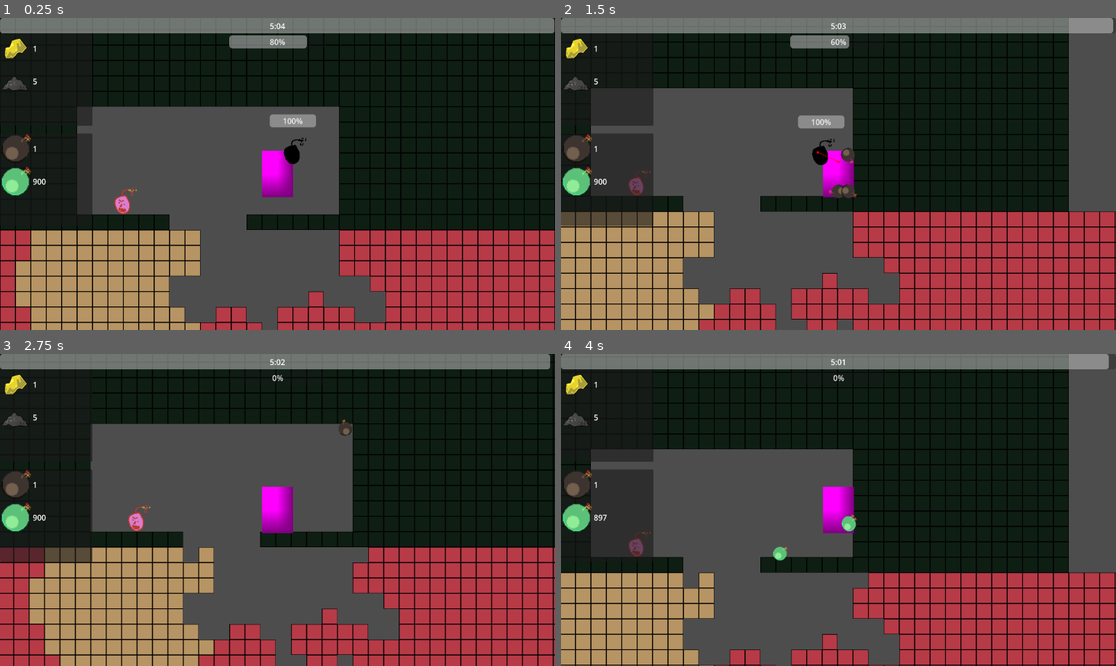
Above: before the commit, frames 1-4 (two rows, left to right).
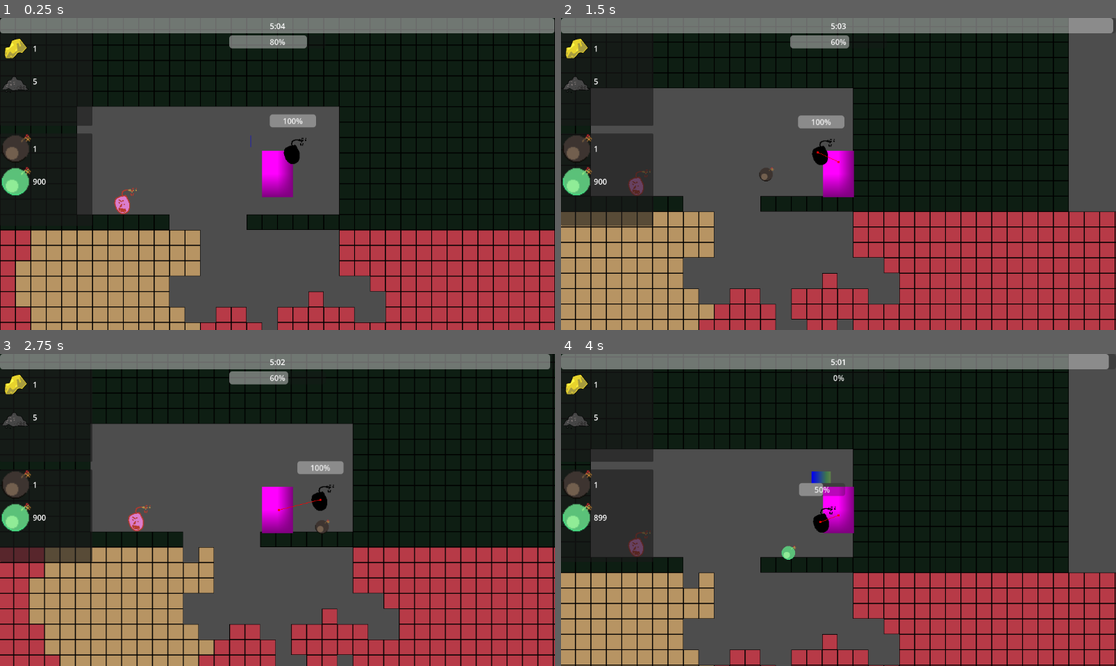
Above: after the commit, the same moments.

Repository: DevFTB/LD57
Game: Godot game, scene res://game.tscn
Same seed, same stepped clock (60 frames per second), same inputs: the game is played once before the commit and once after it.
Inputs (mouse positions are in pixels of both pictures, inside the frame that each line leads up to):
- Up to frame 1 (0.25 s): no input
- Up to frame 2 (1.5 s): move the mouse to (960, 158) at 0.52 s; press the mouse at (960, 158) at 0.53 s; hold D (move_right) from 0.53 s (still down); tap W (jump) at 0.77 s; move the mouse to (727, 189) at 1.27 s; release the mouse at (727, 189) at 1.28 s; tap E (interact) at 1.35 s
- Up to frame 3 (2.75 s): tap W (jump) at 1.52 s; click (166, 525) at 1.55 s; move the mouse to (333, 441) at 2.02 s; release D (move_right) at 2.03 s; hold A (move_left) from 2.03 s (still down); hold 1 (select_bomb_1) from 2.03 s (still down); click (333, 441) at 2.3 s
- Up to frame 4 (4 s): move the mouse to (810, 572) at 2.77 s; release A (move_left) at 2.78 s; release 1 (select_bomb_1) at 2.78 s; hold D (move_right) from 2.78 s (still down); tap 2 (select_bomb_2) at 2.85 s; tap W (jump) at 3.02, 3.77 s; click (810, 572) at 3.05 s; move the mouse to (1005, 556) at 3.52 s; press the mouse at (1005, 556) at 3.53 s; tap 3 (select_bomb_3) at 3.6 s

The runs differ from the first frame. In frame 1, less than 0.1% of the frame differs, in the area x 45-46%, y 37-42%; in frame 2, 0.3%; in frame 3, 1.3%, in the area x 41-67%, y 5-67%; in frame 4, 1.0%.

Commit message:
Added variable bomb strength and temp ui

Diff:
--- /dev/null
+++ b/entities/player/bomb_strength_progress_bar.gd
@@ -0,0 +1,11 @@
+extends TextureProgressBar
+
+@export var player: Player
+
+func _ready() -> void:
+	player.throw_initiated.connect(show)
+	player.throw_released.connect(hide.unbind(1))
+
+func _process(_delta: float) -> void:
+	if visible:
+		ratio = player.throw_strength_curve.sample_baked(player._throw_action_held_time)
--- a/entities/player/player.gd
+++ b/entities/player/player.gd
@@ -1,21 +1,28 @@
 extends GroundedCharacterController
 class_name Player
 
-class ThrowInitiatedEventData:
+class ThrowReleasedEventData:
 	var position: Vector2
 	var impulse: Vector2
 	var bomb_type: BombType
 
 signal interacted
-signal throw_initiated(data: ThrowInitiatedEventData)
 
+signal throw_initiated()
+signal throw_released(data: ThrowReleasedEventData)
+
+@export var available_bomb_types: Array[BombType]
+
+@export var throw_cooldown := 0.3
 @export var throw_force_curve: Curve
-@export var available_bomb_types: Array[BombType]
-@export var throw_cooldown := 0.3
+@export var throw_strength_curve: Curve
+@export var maximum_throw_hold_time := 1.0
+var _holding_throw := false
+var _throw_action_held_time := 0.0
 
 @onready var mineral_inventory_component: InventoryComponent = $MineralInventoryComponent
 @onready var bomb_inventory_component: InventoryComponent = $BombInventoryComponent
-@onready var bomb_cooldown : Timer = $BombCooldown
+@onready var bomb_cooldown: Timer = $BombCooldown
 
 var selected_bomb_item: Item
 var can_throw := true
@@ -34,9 +41,6 @@
 	if Input.is_action_just_pressed("interact"):
 		interacted.emit()
 
-	if Input.is_action_pressed("throw"):
-		if can_throw == true:
-			initiate_throw()
 
 	if Input.is_action_just_pressed("select_bomb_1"):
 		switch_selected_bomb(0)
@@ -45,6 +49,21 @@
 	if Input.is_action_just_pressed("select_bomb_3"):
 		switch_selected_bomb(2)
 
+	if Input.is_action_just_pressed("throw"):
+		if can_throw == true:
+			initiate_throw()
+
+	if _holding_throw:
+		_throw_action_held_time += delta
+		print(_throw_action_held_time)
+
+		if Input.is_action_just_released("throw"):
+			var strength := throw_strength_curve.sample_baked(_throw_action_held_time)
+			_on_throw_release(strength)
+
+		if _throw_action_held_time > maximum_throw_hold_time:
+			_on_throw_release(1.0)
+
 func switch_selected_bomb(index: int) -> void:
 	var items := bomb_inventory_component.inventory.get_items()
 
@@ -52,27 +71,36 @@
 		selected_bomb_item = items[index]
 
 func initiate_throw() -> void:
-	#cooldown
+	_holding_throw = true
+	throw_initiated.emit()
+
+func _on_throw_release(strength = 1.0) -> void:
+	# Reset throw strength timer
+	_holding_throw = false
+	_throw_action_held_time = 0.0
+
+	# Start bomb throw cooldown
+	bomb_cooldown.start()
 	can_throw = false
-	bomb_cooldown.start()
 
+	# Throw towards mouse.
 	var direction := global_position.direction_to(get_global_mouse_position())
 
+	# Get bomb type from selected item.
 	var bomb_type := selected_bomb_item.get_data_component(Item.DataCompontents.BOMB_DATA_COMPONENT) as BombType
 
-	var data := ThrowInitiatedEventData.new()
+	var data := ThrowReleasedEventData.new()
 	data.position = global_position
-	data.impulse = direction.normalized() * throw_force_curve.sample_baked(1.0)
+	data.impulse = direction.normalized() * throw_force_curve.sample_baked(strength)
 	data.bomb_type = bomb_type
 
+	# Consume item from inventory if perishable
 	if bomb_type.is_perishable:
 		if bomb_inventory_component.inventory.has_item(selected_bomb_item):
-			throw_initiated.emit(data)
+			throw_released.emit(data)
 			bomb_inventory_component.inventory.remove_item(selected_bomb_item, 1)
 	else:
-		throw_initiated.emit(data)
-
+		throw_released.emit(data)
 
 func _on_bomb_cooldown_timeout():
 	can_throw = true
-	pass # Replace with function body.
--- a/entities/player/player.tscn
+++ b/entities/player/player.tscn
@@ -6,6 +6,17 @@
 [ext_resource type="Resource" uid="uid://diae5nc080sux" path="res://entities/player/player_bomb_inventory.tres" id="4_bls4j"]
 [ext_resource type="PackedScene" uid="uid://bdhnok20thjuo" path="res://entities/common/health_component.tscn" id="5_fkugw"]
 [ext_resource type="PackedScene" uid="uid://eenrl1ayi2xr" path="res://entities/common/hurtbox_component.tscn" id="6_8fjmc"]
+[ext_resource type="Script" uid="uid://lw70x0du5vba" path="res://entities/player/bomb_strength_progress_bar.gd" id="7_qiwj3"]
+
+[sub_resource type="Curve" id="Curve_qiwj3"]
+_limits = [0.0, 1000.0, 0.0, 1.0]
+_data = [Vector2(0, 0), 0.0, 0.0, 0, 0, Vector2(1, 1000), 0.0, 0.0, 0, 0]
+point_count = 2
+
+[sub_resource type="Curve" id="Curve_26q78"]
+_limits = [0.0, 1.0, 0.0, 5.0]
+_data = [Vector2(0, 0.00563121), 0.0, 0.795495, 0, 1, Vector2(1.25, 1), 0.795495, 0.0, 1, 0, Vector2(5, 1), 0.0, 0.0, 0, 0]
+point_count = 3
 
 [sub_resource type="PlaceholderTexture2D" id="PlaceholderTexture2D_mwb40"]
 
@@ -16,9 +27,21 @@
 [sub_resource type="CircleShape2D" id="CircleShape2D_8fjmc"]
 radius = 65.9697
 
+[sub_resource type="Gradient" id="Gradient_8fjmc"]
+offsets = PackedFloat32Array(0, 0.273109, 0.596639, 1)
+colors = PackedColorArray(0, 0, 0.956863, 1, 0.24575, 0.470995, 0.296158, 1, 0.788823, 0.652293, 0.283632, 1, 0.875671, 0.35294, 0.361379, 1)
+
+[sub_resource type="GradientTexture2D" id="GradientTexture2D_qiwj3"]
+gradient = SubResource("Gradient_8fjmc")
+width = 112
+height = 24
+
 [node name="Player" type="CharacterBody2D"]
 collision_layer = 2
 script = ExtResource("1_merdl")
+throw_force_curve = SubResource("Curve_qiwj3")
+throw_strength_curve = SubResource("Curve_26q78")
+maximum_throw_hold_time = 5.0
 
 [node name="Sprite2D" type="Sprite2D" parent="."]
 position = Vector2(-1.43051e-06, -1.90735e-06)
@@ -51,4 +74,13 @@
 [node name="CollisionShape2D" type="CollisionShape2D" parent="HurtboxComponent"]
 shape = SubResource("CircleShape2D_8fjmc")
 
+[node name="BombStrengthProgressBar" type="TextureProgressBar" parent="." node_paths=PackedStringArray("player")]
+offset_left = -56.0
+offset_top = -80.0
+offset_right = 56.0
+offset_bottom = -56.0
+texture_progress = SubResource("GradientTexture2D_qiwj3")
+script = ExtResource("7_qiwj3")
+player = NodePath("..")
+
 [connection signal="timeout" from="BombCooldown" to="." method="_on_bomb_cooldown_timeout"]
--- a/entities/throwables/bomb/bomb_sticky_type.tres
+++ b/entities/throwables/bomb/bomb_sticky_type.tres
@@ -13,4 +13,5 @@
 is_perishable = true
 is_sticky = true
 explosion_radius = 2
+entity_damage = 50
 metadata/_custom_type_script = "uid://dgalf5pstb0iw"
--- a/world.gd
+++ b/world.gd
@@ -5,10 +5,10 @@
 @onready var nav_meshes = $Level/NavMeshes
 
 func _ready() -> void:
-	player.throw_initiated.connect(_spawn_bomb_with_velocity)
+	player.throw_released.connect(_spawn_bomb_with_velocity)
 
 
-func _spawn_bomb_with_velocity(data: Player.ThrowInitiatedEventData) -> void:
+func _spawn_bomb_with_velocity(data: Player.ThrowReleasedEventData) -> void:
 	var new_bomb := data.bomb_type.bomb_scene.instantiate() as ThrowableBomb
 	new_bomb.bomb_type = data.bomb_type
 
@@ -53,7 +53,7 @@
 		tilemap.set_cell(tile)
 
 	for nav_mesh in nav_meshes.get_children():
-		var baked_nav_mesh : Array = []
+		var baked_nav_mesh: Array = []
 		if nav_mesh is NavigationRegion2D:
 			var outline = nav_mesh.get_bounds()
 			var bounding_box = outline.grow(100)
Not shown, added: entities/player/bomb_strength_progress_bar.gd.uid
Not shown: 1 places in entities/player/player.tscn that only renumber resources
Not shown: 1 places in game.tscn that only renumber resources
